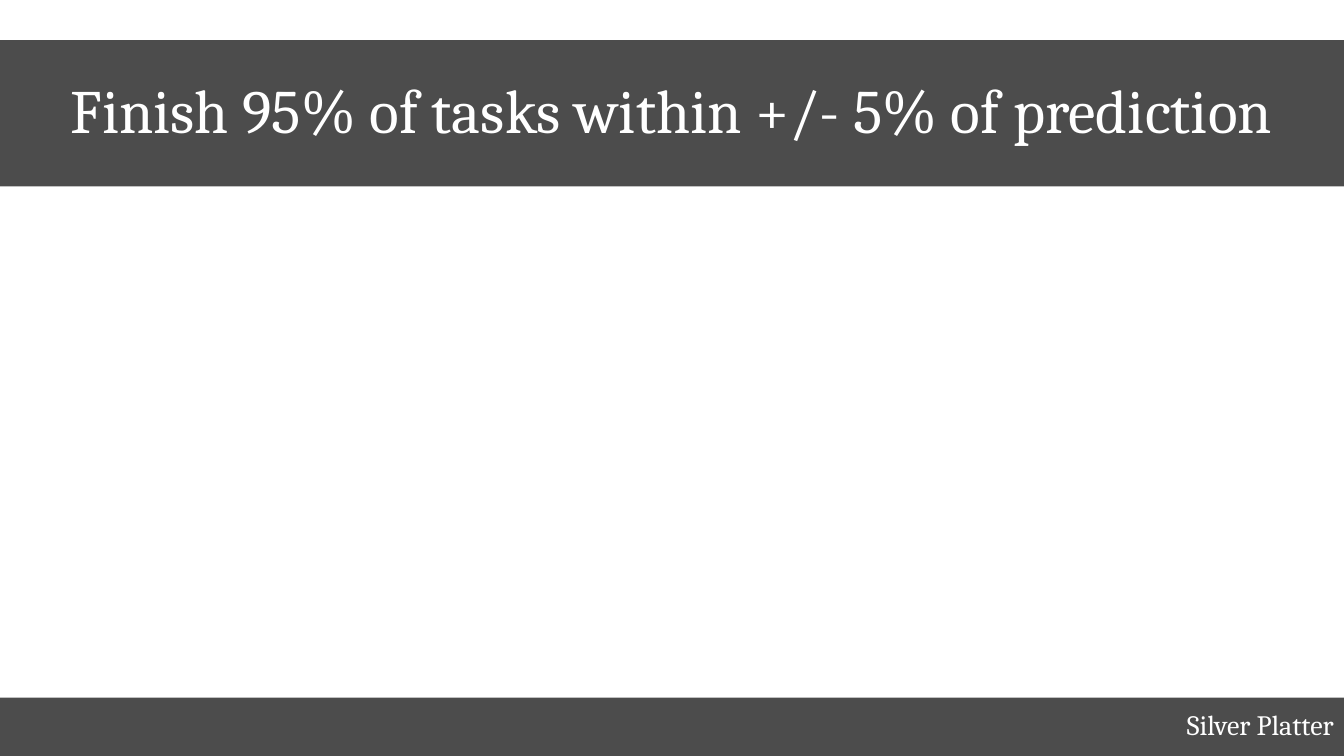
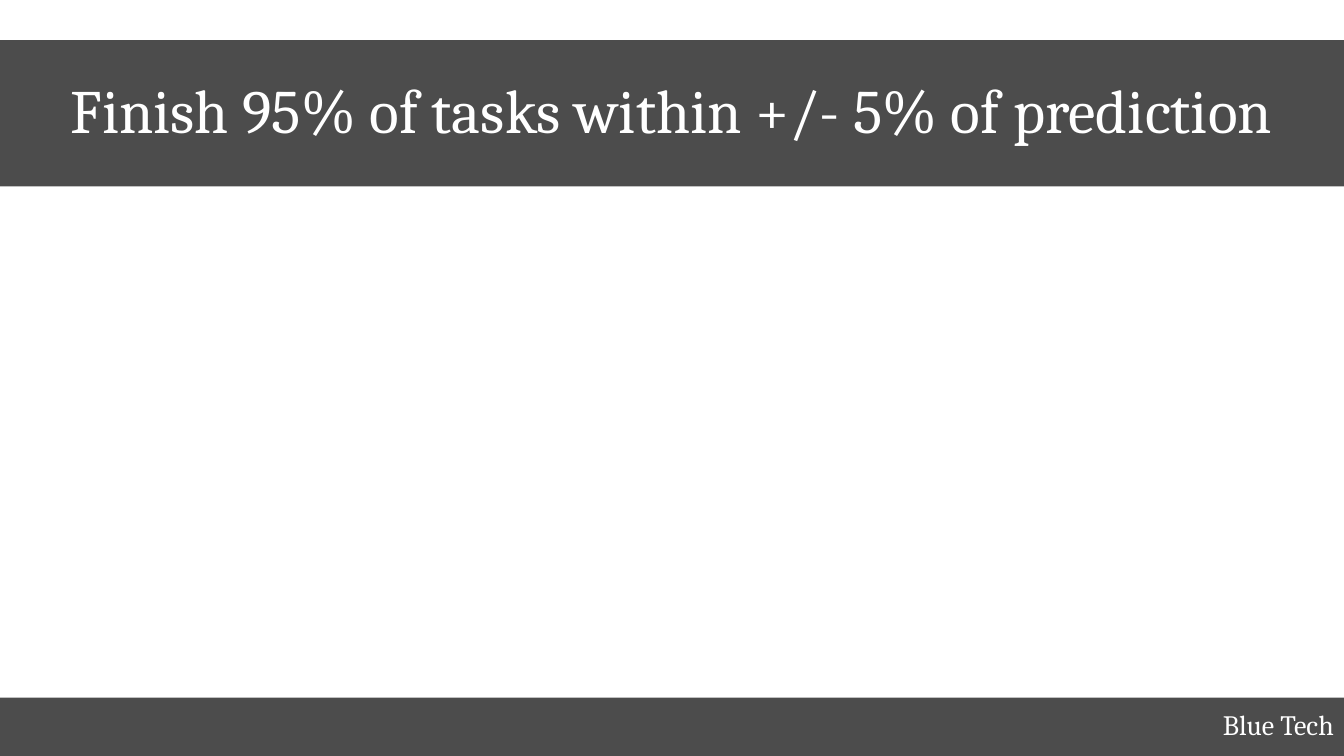
Before and after one commit to arlobelshee/Presentations, a slide deck: slide 5 of top teams/top teams.pptx. Drawn at 1344x756 pixels with LibreOffice and Linux fonts; fonts in the diff are those of the drawing; background and template pictures are left out. Boxes give left, top, right and bottom in pixels: in the first picture for what was removed or moved away, otherwise in the second. Text is boxed around its words. In the diff, an @@ line names an element or a change of style, - is before the commit and + after.

```diff
--- a/top teams/top teams.pptx
+++ b/top teams/top teams.pptx
@@ text at (1223,715,1333,735): text changed @@
-Silver Platter
+Blue Tech
```
Also in this commit, not shown: 2 other slides changed.
